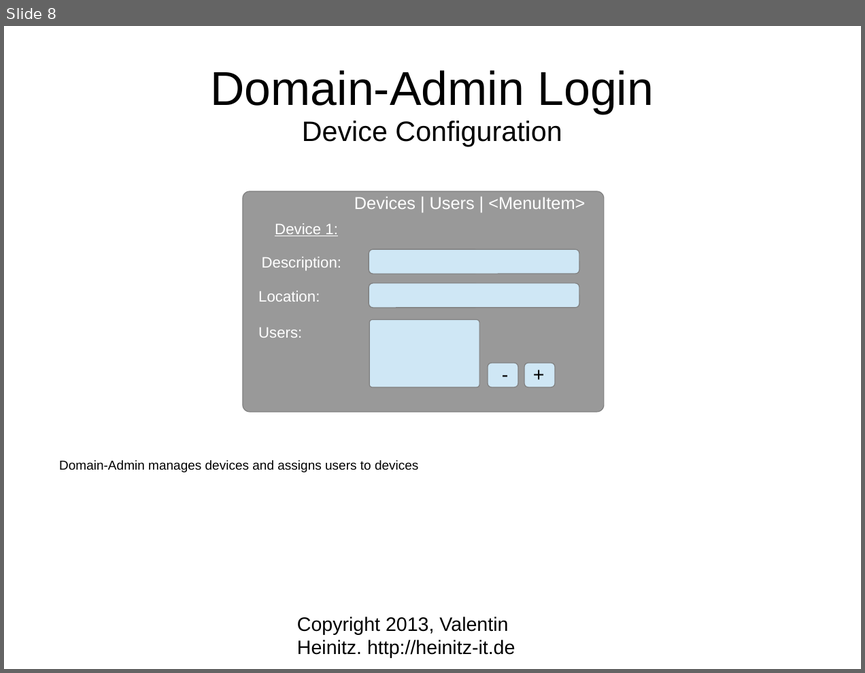
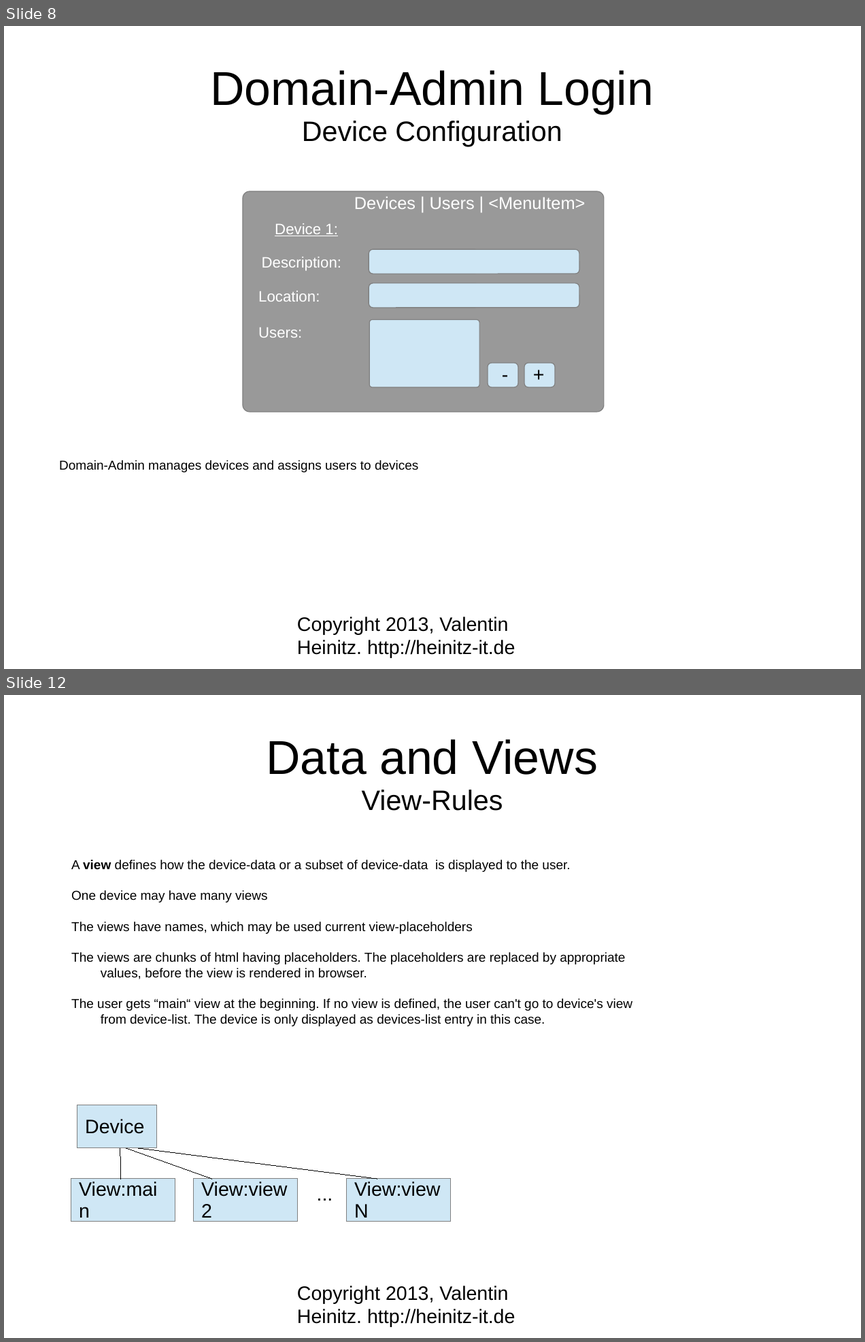
Before and after one commit to vheinitz/reatha, a slide deck: docu/TechPresentation.odp. Shown one above the other, each under a label of ours: slide 8 before the commit, slides 8 and 12 after it; the slides between them are not shown. The pictures are 865x673 and 865x1342 pixels, drawn with LibreOffice and Linux fonts; fonts in the diff are those of the drawing. Boxes give left, top, right and bottom in pixels: in the first picture for what was removed or moved away, otherwise in the second. Text is boxed around its words. In the diff, an @@ line names an element or a change of style, - is before the commit and + after.

Commit message:
Added spec for views, vars and transformations

```diff
--- a/docu/TechPresentation.odp
+++ b/docu/TechPresentation.odp
@@ slide 12 added at bbox=[4, 695, 861, 1338], background #FFFFFF @@
@@ title added at bbox=[266, 739, 598, 811], 44 pt, text #000000 @@
+Data and Views
+View-Rules
@@ text added at bbox=[71, 860, 632, 1026], 12 pt, text #000000 @@
+A view defines how the device-data or a subset of device-data is displayed to the user.
+One device may have many views
+The views have names, which may be used current view-placeholders
+The views are chunks of html having placeholders. The placeholders are replaced by appropriate values, before the view is rendered in browser.
+The user gets “main“ view at the beginning. If no view is defined, the user can't go to device's view from device-list. The device is only displayed as devices-list entry in this case.
@@ rectangle added at bbox=[77, 1106, 156, 1149], fill #CFE7F5, outline #808080 0 pt, 18 pt, text #000000 @@
+Device
@@ line added from (121, 1149) to (121, 1178), #000000 0 pt @@
@@ line added from (126, 1149) to (212, 1178), #000000 0 pt @@
@@ line added from (139, 1149) to (377, 1178), #000000 0 pt @@
@@ rectangle added at bbox=[71, 1178, 176, 1221], fill #CFE7F5, outline #808080 0 pt, 18 pt, text #000000 @@
+View:main
@@ rectangle added at bbox=[194, 1178, 298, 1221], fill #CFE7F5, outline #808080 0 pt, 18 pt, text #000000 @@
+View:view2
@@ text added at bbox=[309, 1180, 341, 1210], 18 pt, text #000000 @@
+...
@@ rectangle added at bbox=[347, 1178, 451, 1221], fill #CFE7F5, outline #808080 0 pt, 18 pt, text #000000 @@
+View:viewN
@@ text added at bbox=[297, 1285, 515, 1327], 18 pt, text #000000 @@
+Copyright 2013, Valentin Heinitz. http://heinitz-it.de
```
Also in this commit, not shown: 1 slide changed, 4 other slides added.
